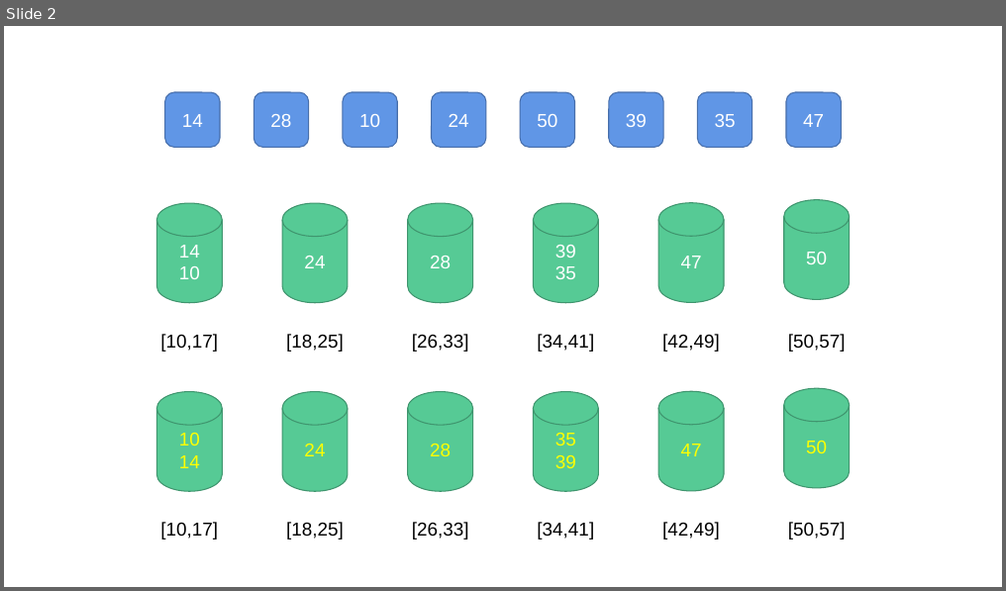
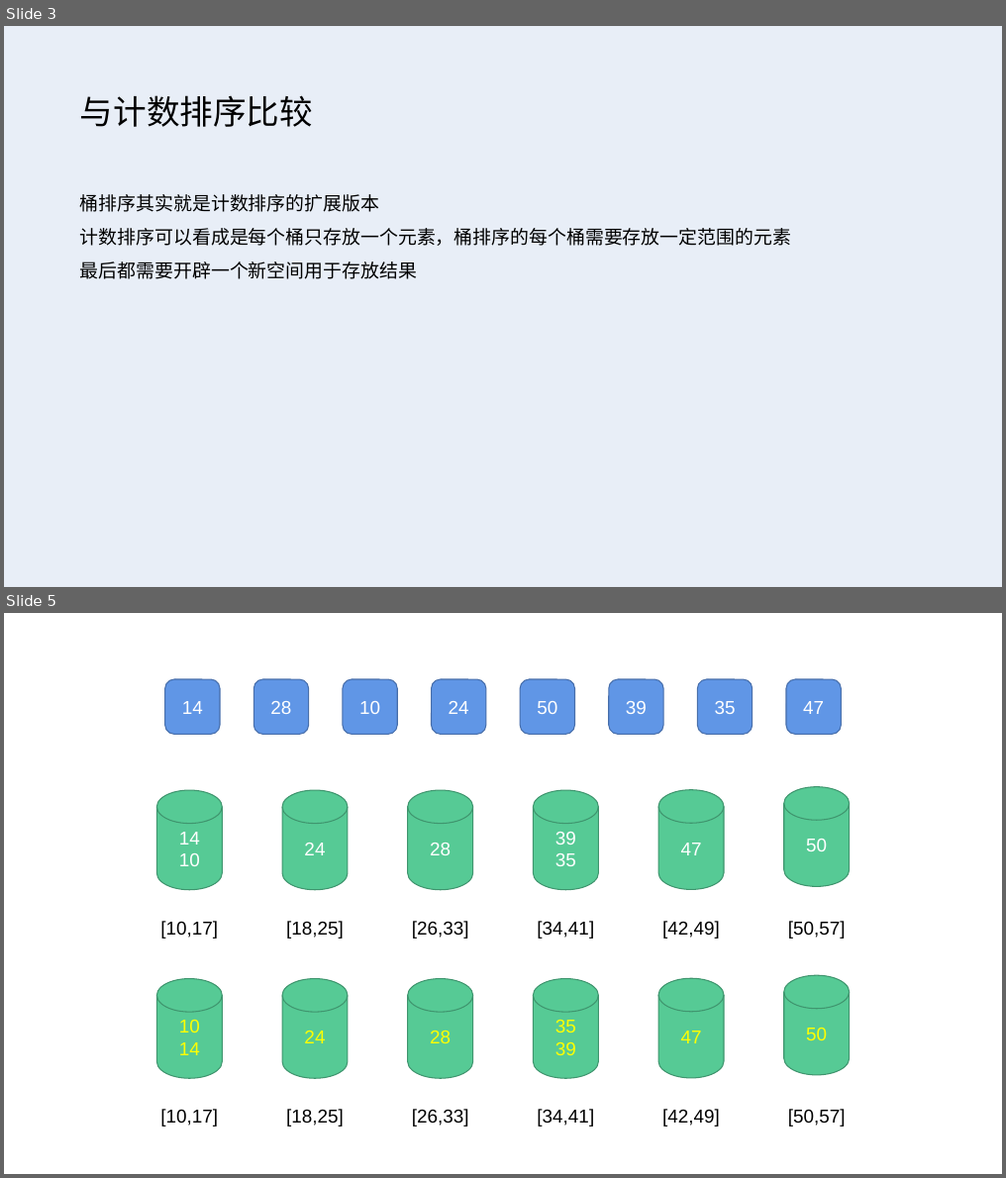
Before and after one commit to jj56313751/weijing-studybook, a slide deck: 算法/排序算法/桶排序/桶排序.pptx. Shown one above the other, each under a label of ours: slide 2 before the commit, slides 3 and 5 after it; the slides between them are not shown. The pictures are 1006x591 and 1006x1178 pixels, drawn with LibreOffice and Linux fonts; fonts in the diff are those of the drawing. Boxes give left, top, right and bottom in pixels: in the first picture for what was removed or moved away, otherwise in the second. Text is boxed around its words. In the diff, an @@ line names an element or a change of style, - is before the commit and + after.

Commit message:
桶排序ppt

```diff
--- a/算法/排序算法/桶排序/桶排序.pptx
+++ b/算法/排序算法/桶排序/桶排序.pptx
@@ slide 3 added at (x1=4, y1=26, x2=1002, y2=587), background #FFFFFF @@
@@ text added at (x1=80, y1=95, x2=313, y2=127), 32 pt, text #000000 @@
+与计数排序比较
@@ text added at (x1=80, y1=194, x2=791, y2=279), 18 pt, text #000000 @@
+桶排序其实就是计数排序的扩展版本
+计数排序可以看成是每个桶只存放一个元素，桶排序的每个桶需要存放一定范围的元素
+最后都需要开辟一个新空间用于存放结果
@@ what was slide 2 is now slide 5 @@
```
Also in this commit, not shown: 2 slides changed, 2 other slides added.
